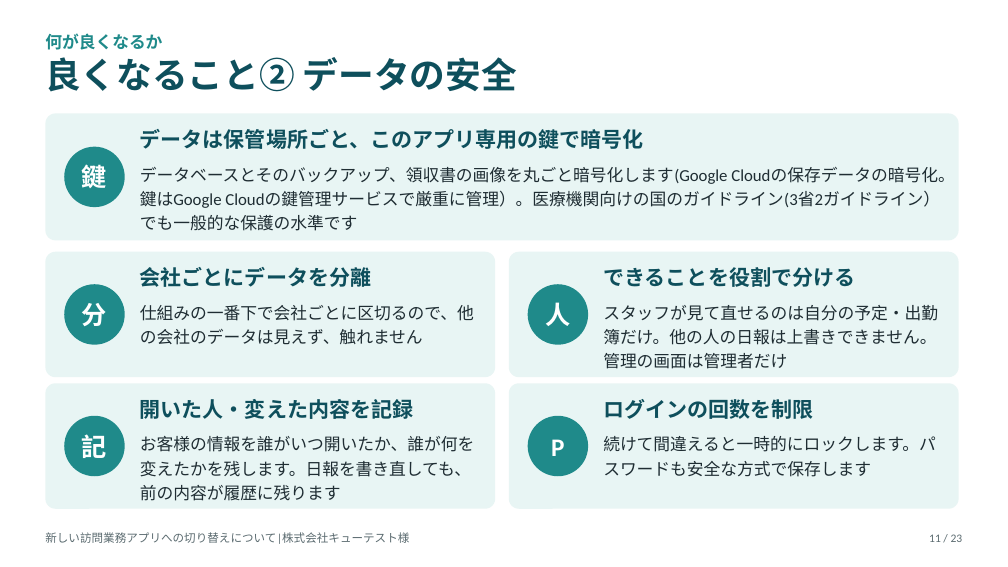
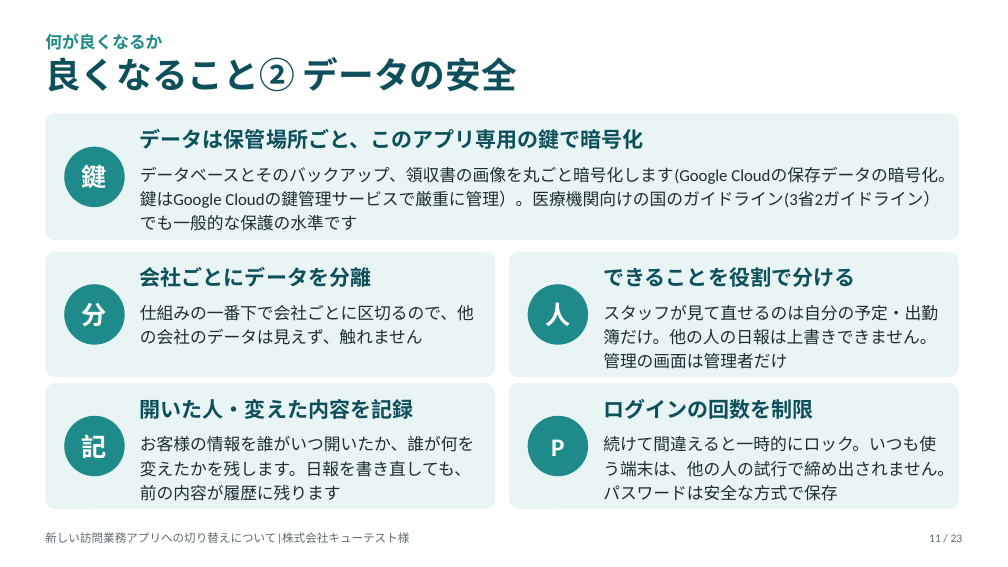
Before and after one commit to katahimo-dev/katahimo-app, a slide deck: slide 11 of doc/partner/新アプリ切替のご説明_キューテスト様.pptx. Drawn at 1008x567 pixels with LibreOffice and Linux fonts; fonts in the diff are those of the drawing. Boxes give left, top, right and bottom in pixels: in the first picture for what was removed or moved away, otherwise in the second. Text is boxed around its words. In the diff, an @@ line names an element or a change of style, - is before the commit and + after.

```diff
--- a/doc/partner/新アプリ切替のご説明_キューテスト様.pptx
+++ b/doc/partner/新アプリ切替のご説明_キューテスト様.pptx
@@ text at (603, 436, 954, 501): text changed @@
-続けて間違えると一時的にロックします。パスワードも安全な方式で保存します
+続けて間違えると一時的にロック。いつも使う端末は、他の人の試行で締め出されません。パスワードは安全な方式で保存
```
Also in this commit, not shown: 4 other slides changed, 21 other files.
